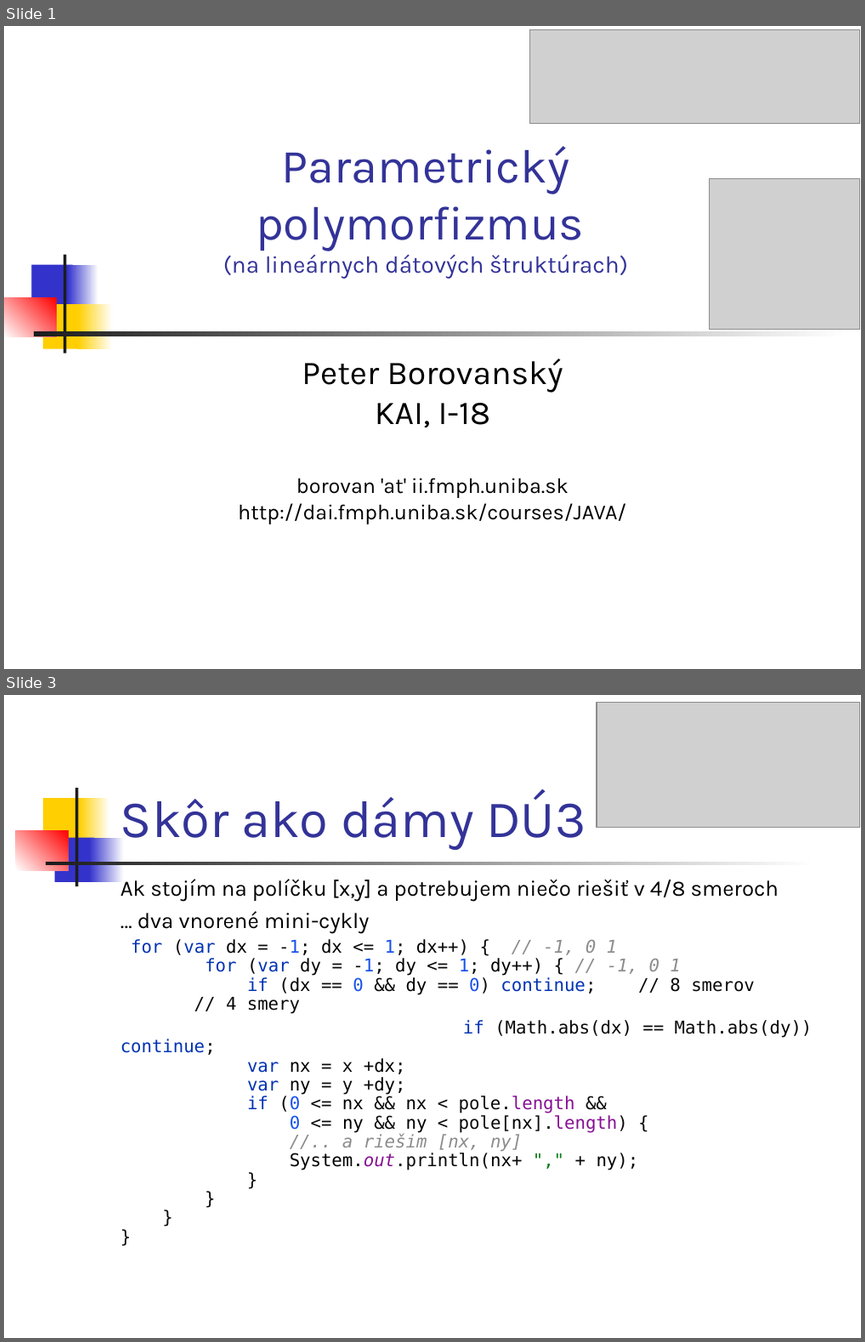
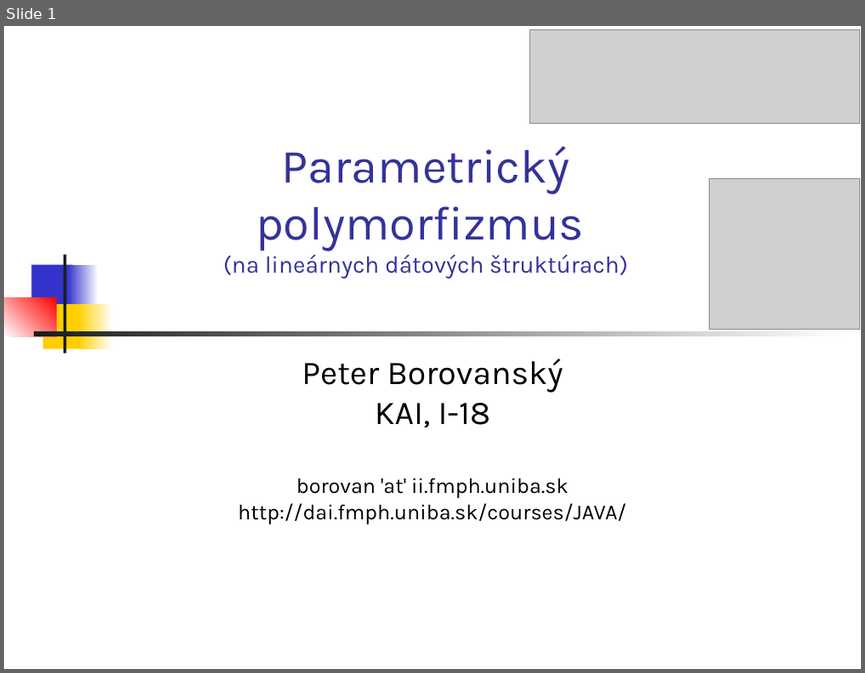
Before and after one commit to Programovanie4/Prednasky, a slide deck: 05/05_java.ppt. Shown one above the other, each under a label of ours: slides 1 and 3 before the commit, slide 1 after it; the slides between them are not shown. The pictures are 865x1342 and 865x673 pixels, drawn with LibreOffice and Linux fonts; fonts in the diff are those of the drawing; grey boxes stand for pictures. Boxes give left, top, right and bottom in pixels: in the first picture for what was removed or moved away, otherwise in the second. Text is boxed around its words. In the diff, an @@ line names an element or a change of style, - is before the commit and + after.

```diff
--- a/05/05_java.ppt
+++ b/05/05_java.ppt
@@ slide 3 removed at bbox=[4, 695, 861, 1338], background #FFFFFF @@
@@ rectangle removed at bbox=[4, 699, 21, 733] @@
@@ picture removed at bbox=[596, 702, 859, 827] @@
@@ rectangle removed at bbox=[75, 788, 78, 886] @@
@@ title removed at bbox=[120, 790, 585, 850] @@
-Skôr ako dámy DÚ3
@@ rectangle removed at bbox=[43, 798, 85, 842] @@
@@ rectangle removed at bbox=[80, 798, 110, 842] @@
@@ rectangle removed at bbox=[16, 830, 69, 870] @@
@@ rectangle removed at bbox=[54, 837, 94, 882] @@
@@ rectangle removed at bbox=[90, 837, 124, 882] @@
@@ rectangle removed at bbox=[45, 862, 817, 865] @@
@@ text removed at bbox=[120, 879, 812, 1170] @@
-Ak stojím na políčku [x,y] a potrebujem niečo riešiť v 4/8 smeroch
-… dva vnorené mini-cykly
-for (var dx = -1; dx <= 1; dx++) { // -1, 0 1
-for (var dy = -1; dy <= 1; dy++) { // -1, 0 1
-if (dx == 0 && dy == 0) continue; // 8 smerov // 4 smery
-if (Math.abs(dx) == Math.abs(dy)) continue;
-var nx = x +dx;
-var ny = y +dy;
-if (0 <= nx && nx < pole.length &&
-0 <= ny && ny < pole[nx].length) {
-//.. a riešim [nx, ny]
-System.out.println(nx+ "," + ny);
-}
-}
-}
-}
```
Also in this commit, not shown: 3 slides changed, 5 other slides removed, 2 other files.
